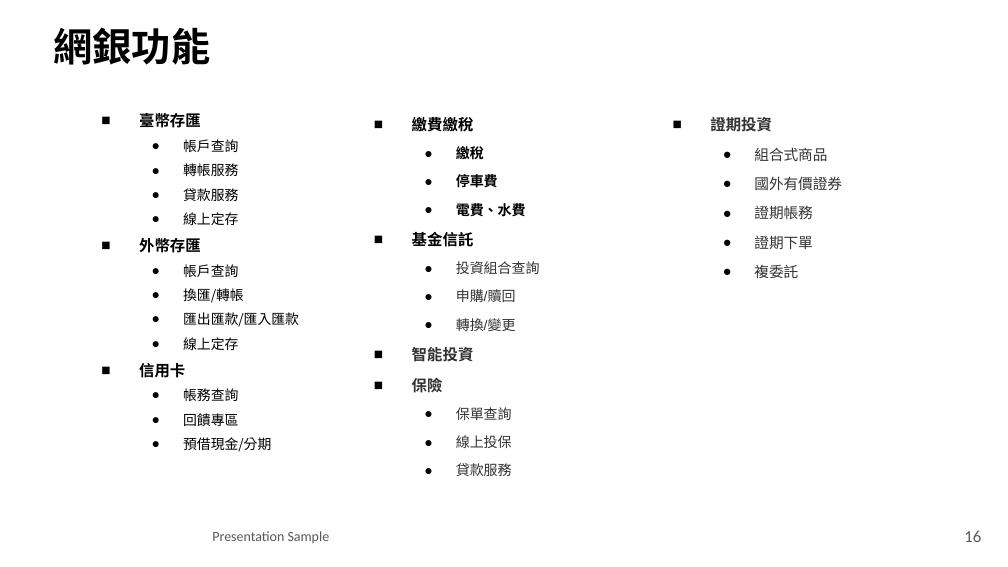
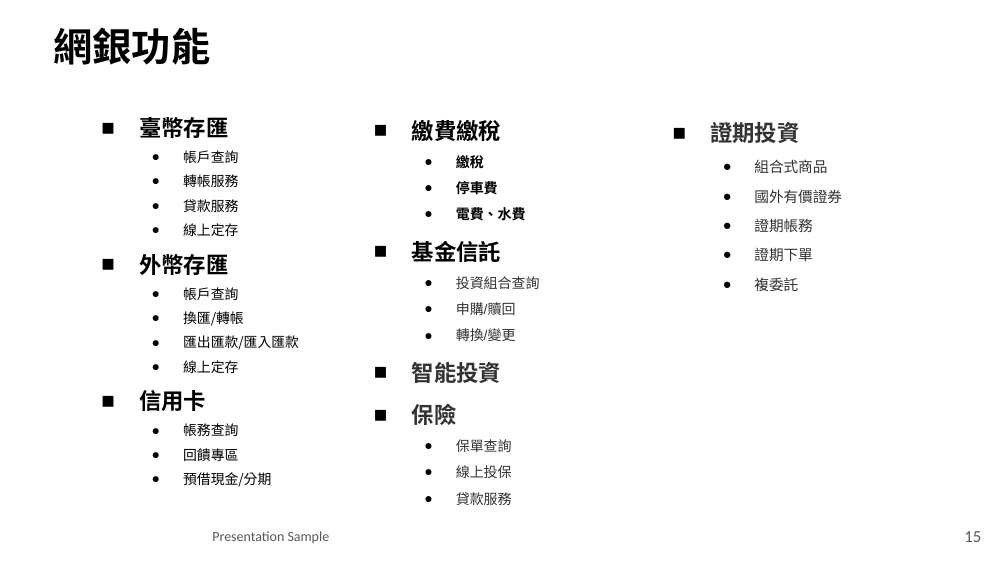
Before and after one commit to YuHaoLiaoTony/MyImage, a slide deck: slide 15 of Tony新人報告.pptx (slide 16 before the commit). Drawn at 1008x567 pixels with LibreOffice and Linux fonts; fonts in the diff are those of the drawing; background and template pictures are left out. Boxes give left, top, right and bottom in pixels: in the first picture for what was removed or moved away, otherwise in the second. Text is boxed around its words. In the diff, an @@ line names an element or a change of style, - is before the commit and + after.

```diff
--- a/Tony新人報告.pptx
+++ b/Tony新人報告.pptx
@@ text at (139,113,228,411): size 11 to 16 pt in "臺幣存匯", "外幣存匯", "信用卡"; more space between paragraphs @@
@@ text "繳費繳稅" at (412,116,540,505): size 11 to 16 pt in "繳費繳稅", "基金信託", "智能投資", "保險"; line spacing 1.5 to 1.4; more space between paragraphs @@
@@ text at (710,122,799,143): size 11 to 16 pt in "證期投資"; more space between paragraphs @@
@@ page number at (964,531,981,542): text changed @@
-16
+15
```
Also in this commit, not shown: 12 other slides changed, 18 slides added, 5 slides removed, 22 other files.
